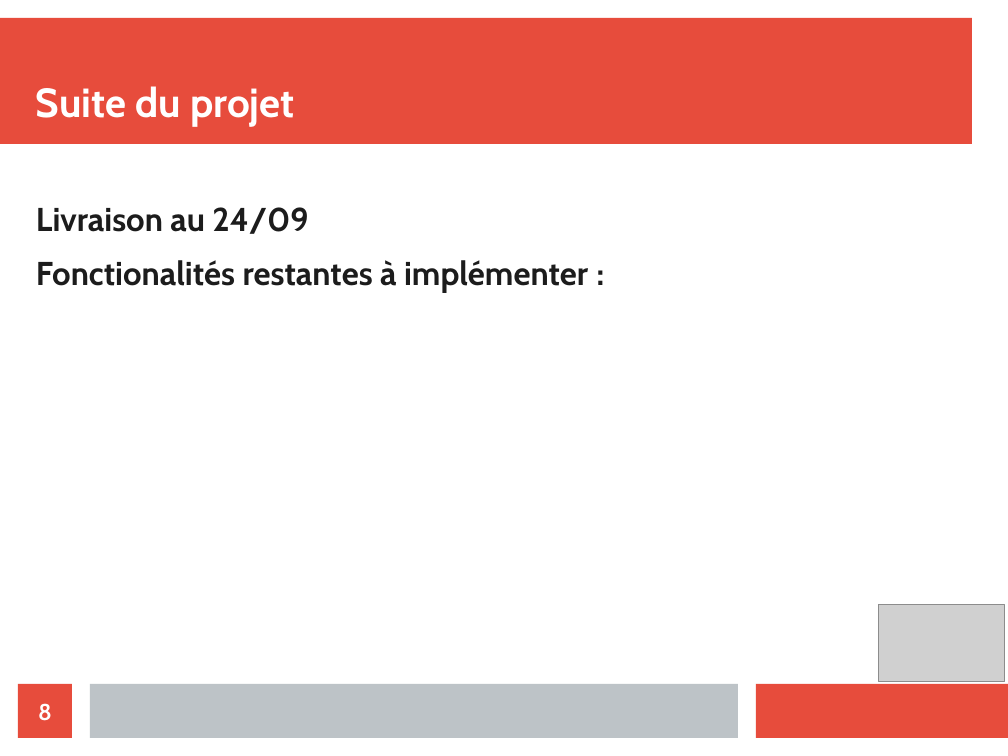
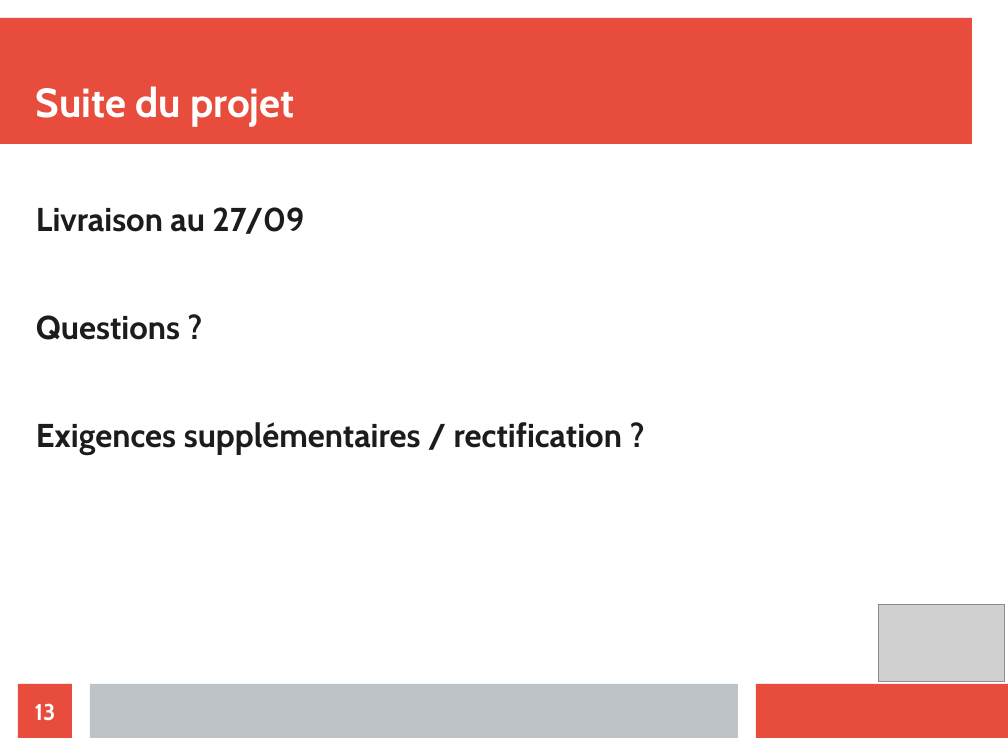
Before and after one commit to Merray/Factory, a slide deck: slide 13 of presentation/presentation FACTORY.odp (slide 8 before the commit). Drawn at 1008x756 pixels with LibreOffice and Linux fonts; fonts in the diff are those of the drawing; grey boxes stand for pictures. Boxes give left, top, right and bottom in pixels: in the first picture for what was removed or moved away, otherwise in the second. Text is boxed around its words. In the diff, an @@ line names an element or a change of style, - is before the commit and + after.

```diff
--- a/presentation/presentation FACTORY.odp
+++ b/presentation/presentation FACTORY.odp
@@ text at (36, 207, 622, 455): text changed @@
-Livraison au 24/09
-Fonctionalités restantes à implémenter :
+Livraison au 27/09
+Questions ?
+Exigences supplémentaires / rectification ?
@@ page number at (35, 703, 56, 721): text changed @@
-8
+13
```
Also in this commit, not shown: 3 other slides changed, 7 slides added, 2 slides removed.
